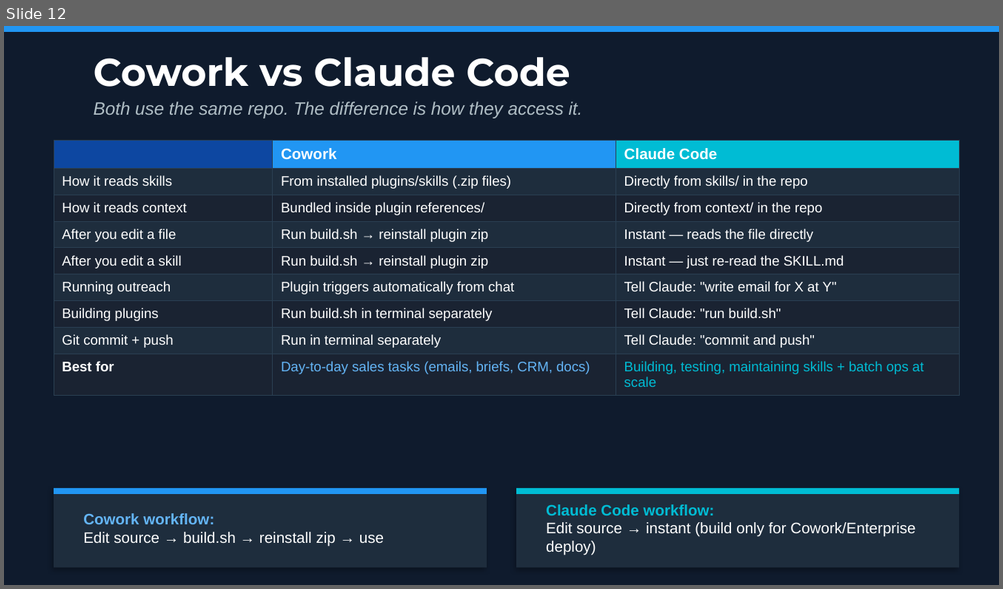
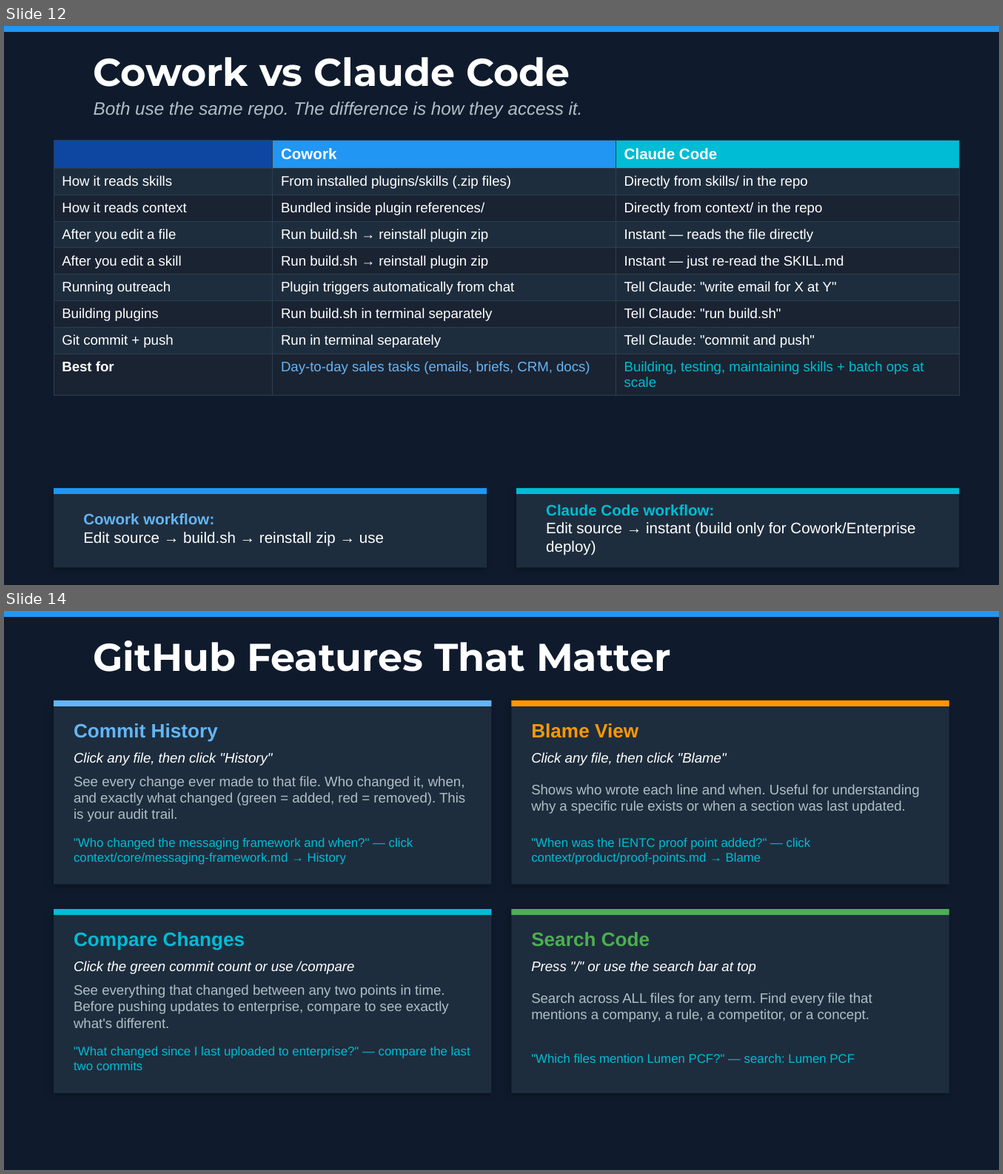
Before and after one commit to tcziemer/maiaedge-ai, a slide deck: MaiaEdge_Toolkit_Cheatsheet.pptx. Shown one above the other, each under a label of ours: slide 12 before the commit, slides 12 and 14 after it; the slides between them are not shown. The pictures are 1003x589 and 1003x1174 pixels, drawn with LibreOffice and Linux fonts; fonts in the diff are those of the drawing. Boxes give left, top, right and bottom in pixels: in the first picture for what was removed or moved away, otherwise in the second. Text is boxed around its words. In the diff, an @@ line names an element or a change of style, - is before the commit and + after.

```diff
--- a/MaiaEdge_Toolkit_Cheatsheet.pptx
+++ b/MaiaEdge_Toolkit_Cheatsheet.pptx
@@ slide 14 added at (4, 611, 999, 1170), background #0F1B2D @@
@@ rectangle added at (4, 611, 999, 617), fill #2196F3 @@
@@ text added at (94, 641, 671, 672), 28 pt, text #FFFFFF, bold @@
+GitHub Features That Matter
@@ rectangle added at (54, 701, 492, 885), fill #1E2D3D @@
@@ rectangle added at (54, 701, 492, 706), fill #64B5F6 @@
@@ rectangle added at (511, 701, 949, 885), fill #1E2D3D @@
@@ rectangle added at (511, 701, 949, 706), fill #FF9800 @@
@@ text added at (74, 723, 218, 742), 14 pt, text #64B5F6, bold @@
+Commit History
@@ text added at (531, 723, 638, 738), 14 pt, text #FF9800, bold @@
+Blame View
@@ text added at (74, 752, 272, 766), 10 pt, text #FFFFFF, italic @@
+Click any file, then click "History"
@@ text added at (531, 752, 726, 766), 10 pt, text #FFFFFF, italic @@
+Click any file, then click "Blame"
@@ text added at (74, 776, 465, 822), 10 pt, text #B0BEC5 @@
+See every change ever made to that file. Who changed it, when, and exactly what changed (green = added, red = removed). This is your audit trail.
@@ text added at (531, 784, 919, 814), 10 pt, text #B0BEC5 @@
+Shows who wrote each line and when. Useful for understanding why a specific rule exists or when a section was last updated.
@@ text added at (74, 838, 413, 865), 9 pt, text #00BCD4 @@
+"Who changed the messaging framework and when?" — click context/core/messaging-framework.md → History
@@ text added at (531, 838, 811, 865), 9 pt, text #00BCD4 @@
+"When was the IENTC proof point added?" — click context/product/proof-points.md → Blame
@@ rectangle added at (54, 909, 492, 1093), fill #1E2D3D @@
@@ rectangle added at (54, 909, 492, 915), fill #00BCD4 @@
@@ rectangle added at (511, 909, 949, 1093), fill #1E2D3D @@
@@ rectangle added at (511, 909, 949, 915), fill #4CAF50 @@
@@ text added at (74, 932, 244, 951), 14 pt, text #00BCD4, bold @@
+Compare Changes
@@ text added at (531, 932, 649, 946), 14 pt, text #4CAF50, bold @@
+Search Code
@@ text added at (74, 961, 355, 974), 10 pt, text #FFFFFF, italic @@
+Click the green commit count or use /compare
@@ text added at (531, 961, 756, 974), 10 pt, text #FFFFFF, italic @@
+Press "/" or use the search bar at top
@@ text added at (74, 985, 449, 1028), 10 pt, text #B0BEC5 @@
+See everything that changed between any two points in time. Before pushing updates to enterprise, compare to see exactly what's different.
@@ text added at (531, 993, 872, 1022), 10 pt, text #B0BEC5 @@
+Search across ALL files for any term. Find every file that mentions a company, a rule, a competitor, or a concept.
@@ text added at (74, 1047, 470, 1071), 9 pt, text #00BCD4 @@
+"What changed since I last uploaded to enterprise?" — compare the last two commits
@@ text added at (531, 1054, 854, 1063), 9 pt, text #00BCD4 @@
+"Which files mention Lumen PCF?" — search: Lumen PCF
```
Also in this commit, not shown: 3 other slides added.
